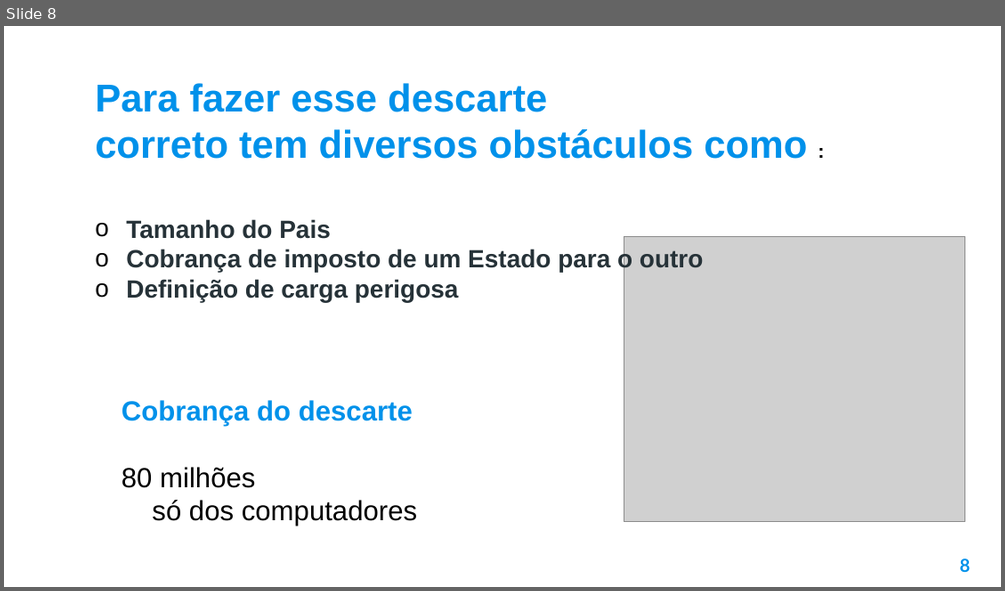
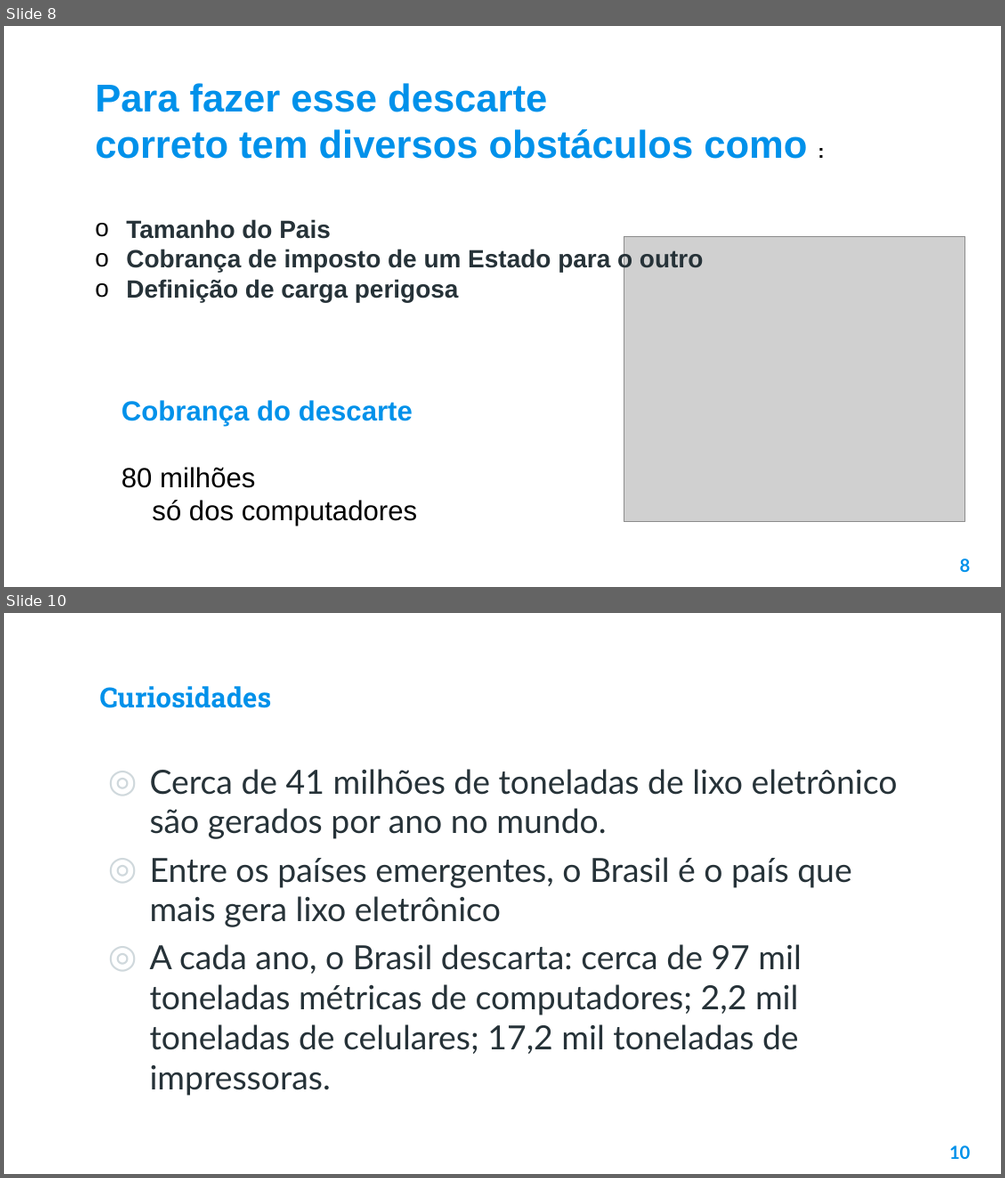
Before and after one commit to evelynsantosbandtec/site-pessoal, a slide deck: socio/Cordelia · SlidesCarnival.pptx. Shown one above the other, each under a label of ours: slide 8 before the commit, slides 8 and 10 after it; the slides between them are not shown. The pictures are 1005x591 and 1005x1178 pixels, drawn with LibreOffice and Linux fonts; fonts in the diff are those of the drawing; grey boxes stand for pictures; background and template pictures are left out. Boxes give left, top, right and bottom in pixels: in the first picture for what was removed or moved away, otherwise in the second. Text is boxed around its words. In the diff, an @@ line names an element or a change of style, - is before the commit and + after.

```diff
--- a/socio/Cordelia · SlidesCarnival.pptx
+++ b/socio/Cordelia · SlidesCarnival.pptx
@@ slide 10 added at <box>4,613,1001,1174</box>, background picture (left out) @@
@@ title added at <box>100,686,272,708</box>, 20 pt, text #0091EA, bold @@
+Curiosidades
@@ text added at <box>150,769,898,1095</box>, 24 pt, text #263238 @@
+◎ Cerca de 41 milhões de toneladas de lixo eletrônico são gerados por ano no mundo.
+◎ Entre os países emergentes, o Brasil é o país que mais gera lixo eletrônico
+◎ A cada ano, o Brasil descarta: cerca de 97 mil toneladas métricas de computadores; 2,2 mil toneladas de celulares; 17,2 mil toneladas de impressoras.
@@ page number added at <box>949,1145,970,1159</box>, 13 pt, text #0091EA, bold @@
+10
```
Also in this commit, not shown: 1 slide changed, 1 slide removed, 2 other files.
